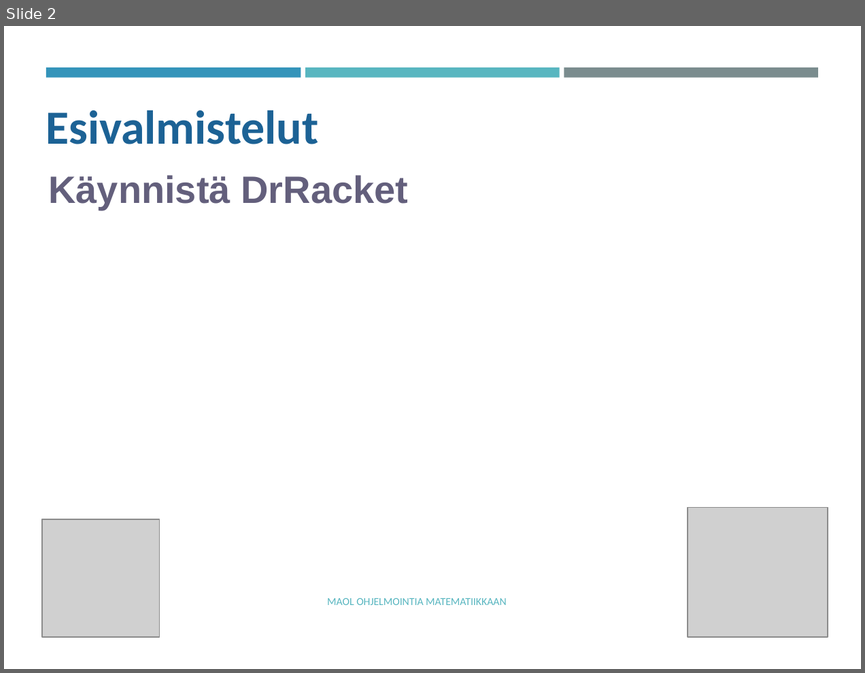
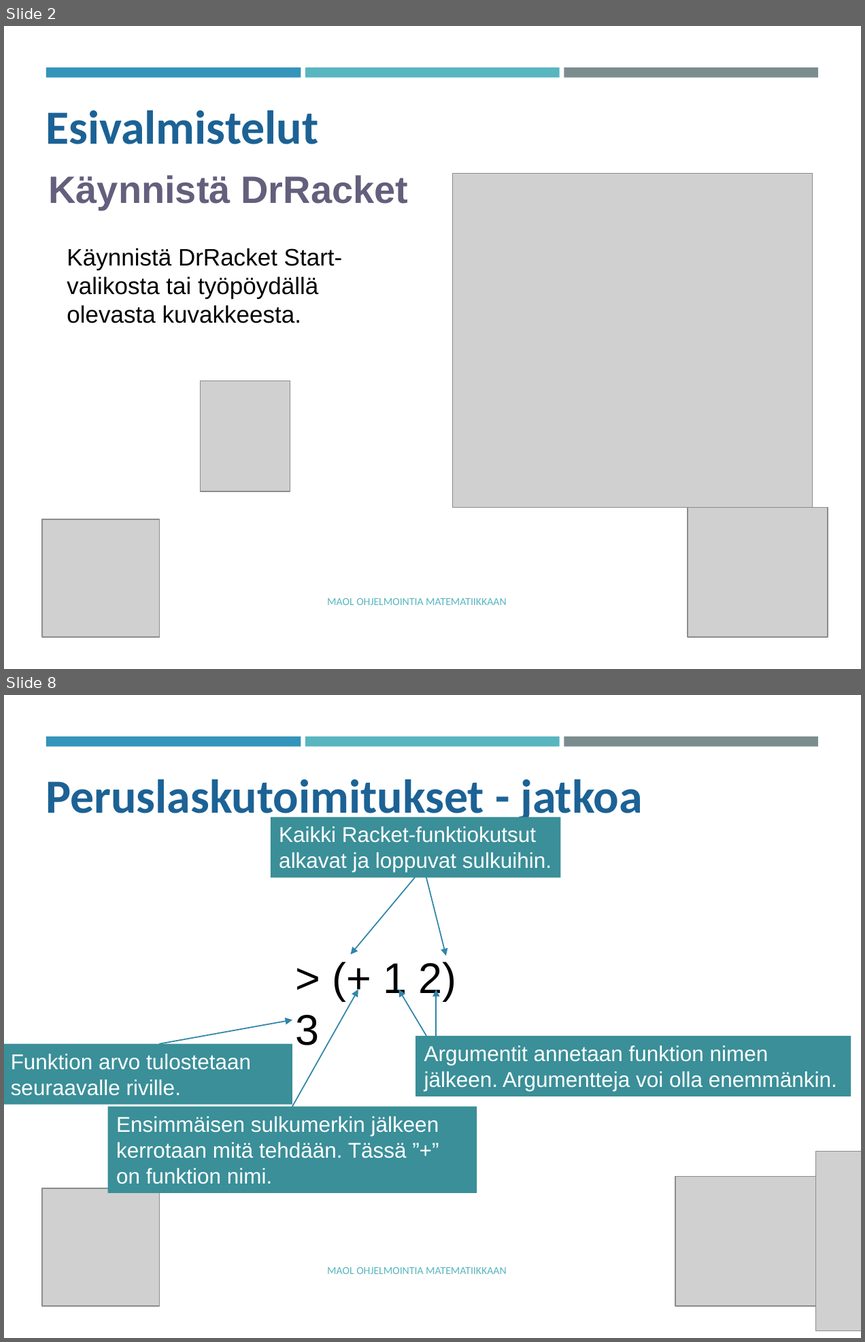
Before and after one commit to tyynetyyne/tyynetyyne.github.io, a slide deck: tehtavat/tiedostot/maol/power_point/Racket-MAOL-5-6-tutustuminen-ohjelmointiymparistoon.pptx. Shown one above the other, each under a label of ours: slide 2 before the commit, slides 2 and 8 after it; the slides between them are not shown. The pictures are 865x673 and 865x1342 pixels, drawn with LibreOffice and Linux fonts; fonts in the diff are those of the drawing; grey boxes stand for pictures. Boxes give left, top, right and bottom in pixels: in the first picture for what was removed or moved away, otherwise in the second. Text is boxed around its words. In the diff, an @@ line names an element or a change of style, - is before the commit and + after.

```diff
--- a/tehtavat/tiedostot/maol/power_point/Racket-MAOL-5-6-tutustuminen-ohjelmointiymparistoon.pptx
+++ b/tehtavat/tiedostot/maol/power_point/Racket-MAOL-5-6-tutustuminen-ohjelmointiymparistoon.pptx
@@ slide 8 added at (x1=4, y1=695, x2=861, y2=1338), background #FFFFFF; not listed: 3 template elements that a slide beside it also shows @@
@@ text added at (x1=45, y1=779, x2=643, y2=824), 40 pt, text #1D6294, bold @@
+Peruslaskutoimitukset - jatkoa
@@ rectangle added at (x1=271, y1=817, x2=561, y2=877), fill #3A8F98, 18 pt, text #FFFFFF @@
+Kaikki Racket-funktiokutsut alkavat ja loppuvat sulkuihin.
@@ arrow added from (415, 877) to (350, 955), #2F85A7 1 pt @@
@@ arrow added from (426, 877) to (446, 955), #2F85A7 1 pt @@
@@ text added at (x1=295, y1=962, x2=457, y2=1045), 36 pt, text #000000 @@
+> (+ 1 2)
+3
@@ arrow added from (293, 1106) to (358, 989), #2F85A7 1 pt @@
@@ arrow added from (426, 1035) to (399, 989), #2F85A7 1 pt @@
@@ arrow added from (436, 1035) to (436, 989), #2F85A7 1 pt @@
@@ arrow added from (160, 1044) to (293, 1020), #2F85A7 1 pt @@
@@ rectangle added at (x1=415, y1=1035, x2=851, y2=1096), fill #3A8F98, 18 pt, text #FFFFFF @@
+Argumentit annetaan funktion nimen jälkeen. Argumentteja voi olla enemmänkin.
@@ rectangle added at (x1=4, y1=1044, x2=293, y2=1104), fill #3A8F98, 18 pt, text #FFFFFF @@
+Funktion arvo tulostetaan seuraavalle riville.
@@ rectangle added at (x1=107, y1=1106, x2=477, y2=1193), fill #3A8F98, 18 pt, text #FFFFFF @@
+Ensimmäisen sulkumerkin jälkeen kerrotaan mitä tehdään. Tässä ”+” on funktion nimi.
@@ picture added at (x1=815, y1=1151, x2=861, y2=1330) @@
@@ picture added at (x1=675, y1=1176, x2=815, y2=1305) @@
@@ picture added at (x1=41, y1=1187, x2=159, y2=1305) @@
@@ text added at (x1=327, y1=1267, x2=507, y2=1274), 9 pt, text #58B6C0 @@
+MAOL OHJELMOINTIA MATEMATIIKKAAN
@@ slide 2 changed as well @@
@@ picture added at (x1=453, y1=174, x2=813, y2=507) @@
@@ text added at (x1=67, y1=248, x2=343, y2=323), 20 pt, text #000000 @@
+Käynnistä DrRacket Start-valikosta tai työpöydällä olevasta kuvakkeesta.
@@ picture added at (x1=201, y1=381, x2=290, y2=491) @@
```
Also in this commit, not shown: 6 other slides changed, 11 other slides added, 3 slides removed.
